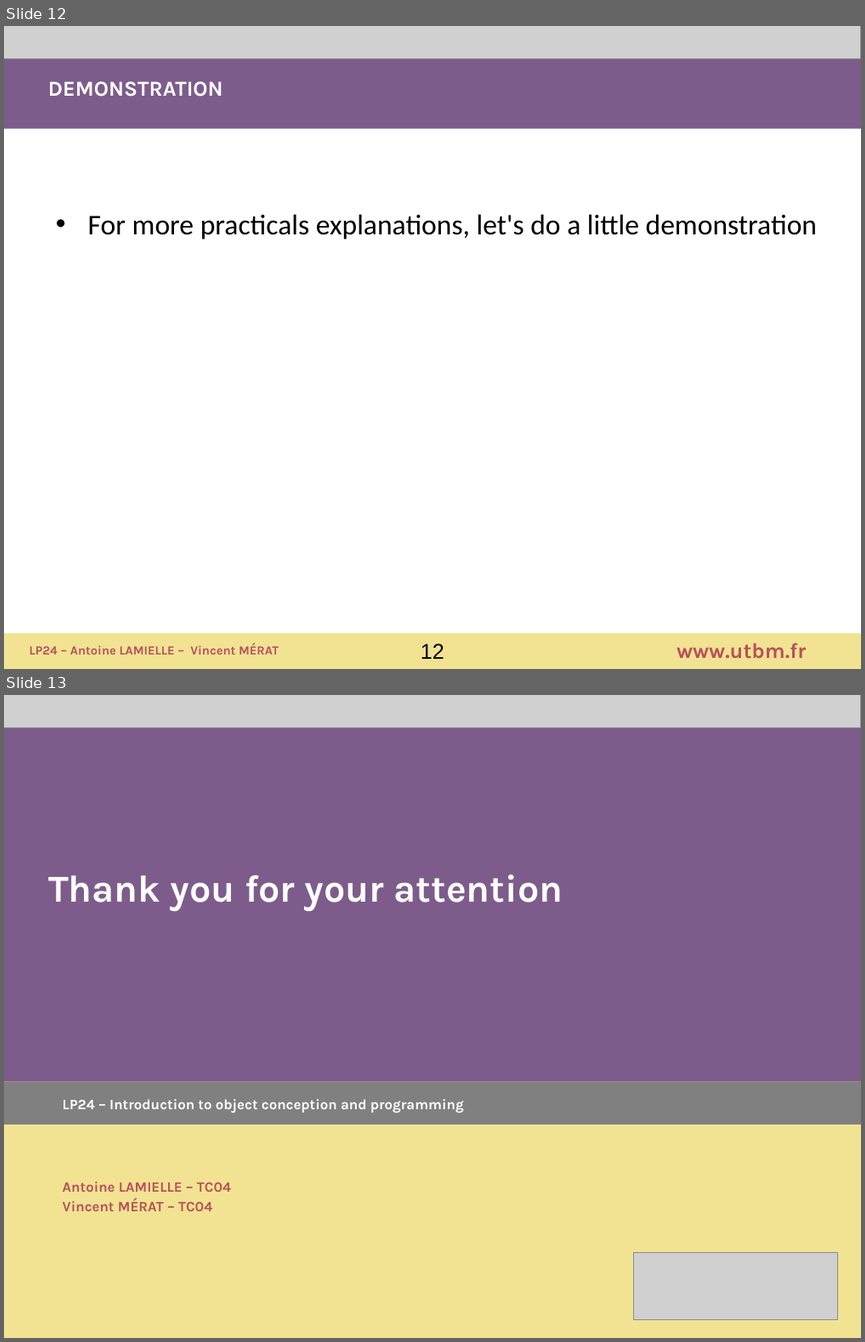
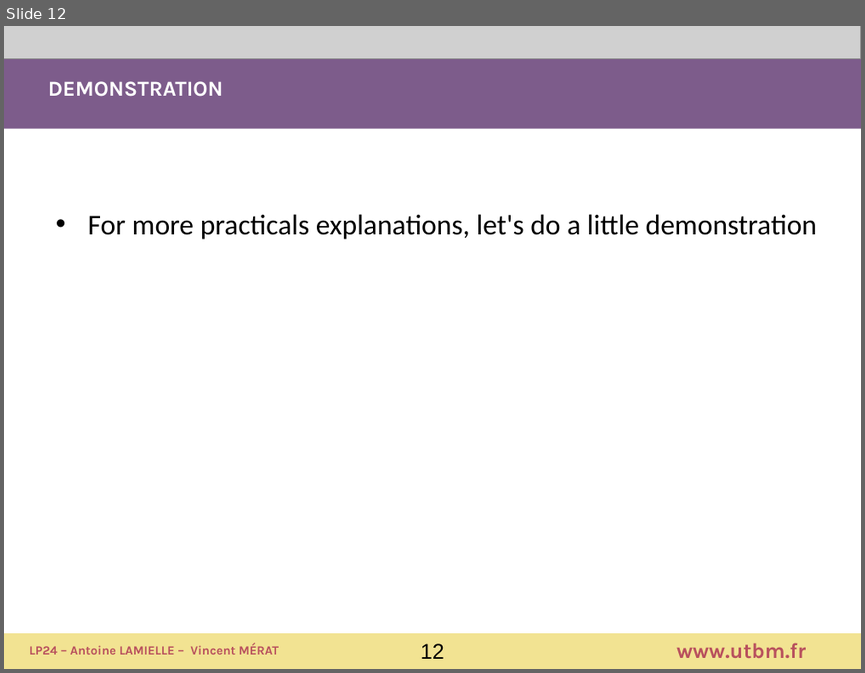
Before and after one commit to 0x010C/LP24-demineur, a slide deck: LP24_presentation.odp. Shown one above the other, each under a label of ours: slides 12 and 13 before the commit, slide 12 after it. The pictures are 865x1342 and 865x673 pixels, drawn with LibreOffice and Linux fonts; fonts in the diff are those of the drawing; grey boxes stand for pictures. Boxes give left, top, right and bottom in pixels: in the first picture for what was removed or moved away, otherwise in the second. Text is boxed around its words. In the diff, an @@ line names an element or a change of style, - is before the commit and + after.

```diff
--- a/LP24_presentation.odp
+++ b/LP24_presentation.odp
@@ slide 13 removed at (4, 695, 861, 1338), background #FFFFFF @@
@@ picture removed at (4, 695, 861, 727) @@
@@ rectangle removed at (4, 726, 861, 1159) @@
@@ title removed at (48, 874, 563, 911) @@
-Thank you for your attention
@@ rectangle removed at (4, 1082, 861, 1338) @@
@@ rectangle removed at (4, 1082, 861, 1124) @@
@@ text removed at (63, 1099, 464, 1112) @@
-LP24 – Introduction to object conception and programming
@@ text removed at (63, 1181, 231, 1211) @@
-Antoine LAMIELLE – TC04
-Vincent MÉRAT – TC04
@@ picture removed at (634, 1252, 838, 1320) @@
```
Also in this commit, not shown: 1 slide changed, 1 other file.
